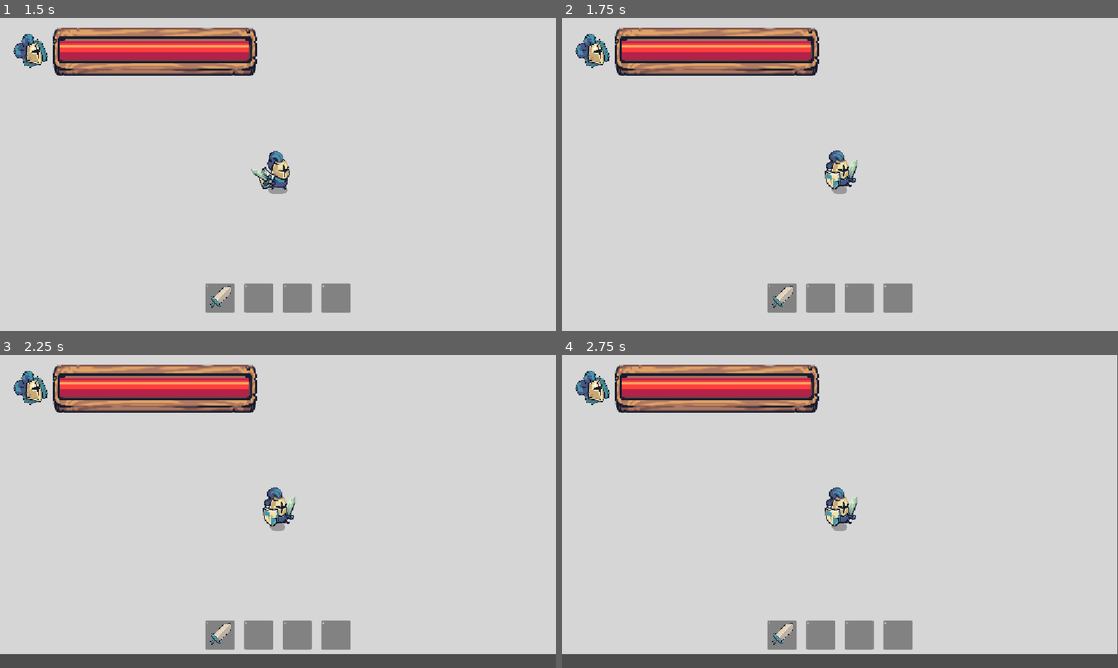
Above: before the commit, frames 1-4 (two rows, left to right).
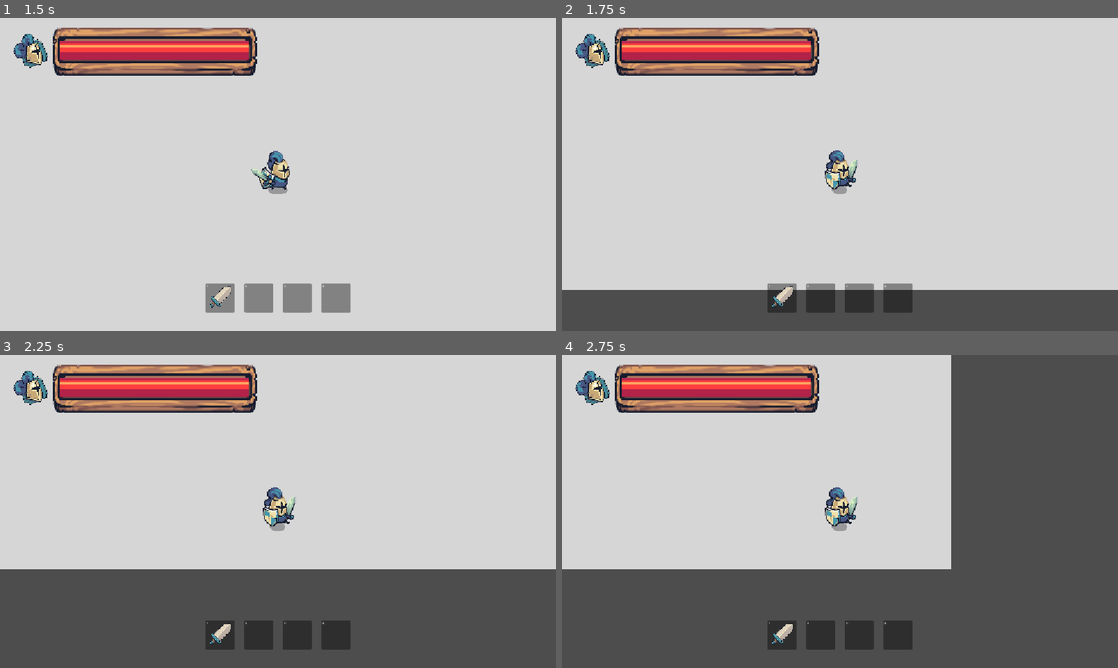
Above: after the commit, the same moments.

Repository: nwqpot0/GoDot_Projects
Game: Godot game, scene res://Scenes/main.tscn
Two runs of this game, one before a commit and one after it. Both use one fixed random seed, a clock stepped at 60 frames per second and the inputs below.
Inputs (mouse positions are in pixels of both pictures, inside the frame that each line leads up to):
- Up to frame 1 (1.5 s): move the mouse to (400, 158) at 0.52 s; press the mouse at (400, 158) at 0.53 s; hold D (move_right) 0.53-1.28 s; right-click (400, 158) at 0.8 s; move the mouse to (166, 190) at 1.27 s; release the mouse at (166, 190) at 1.28 s; hold S (move_down) from 1.28 s (still down); right-click (166, 190) at 1.35 s
- Up to frame 2 (1.75 s): keep holding S (move_down); tap Space (dash) at 1.55 s
- Up to frame 3 (2.25 s): move the mouse to (333, 442) at 2.02 s; release S (move_down) at 2.03 s; hold D (move_right) from 2.03 s (still down); hold Space (dash) from 2.03 s (still down)
- Up to frame 4 (2.75 s): keep holding D (move_right); keep holding Space (dash); click (895, 442) at 2.3 s

Frame 1 is identical in both runs. In frame 2, 13% of the frame differs, in the area x 0-100%, y 86-100%; in frame 3, 27%; in frame 4, 47%, in the area x 0-100%, y 0-96%.

Commit message:
Add dash, disabled deflect as a bug is present

Diff:
--- a/MyGame/Scenes/player.tscn
+++ b/MyGame/Scenes/player.tscn
@@ -238,6 +238,8 @@
 
 [node name="Player" type="CharacterBody2D" unique_id=2029719141]
 script = ExtResource("1_4flbx")
+dash_duration = 0.2
+dash_speed_multi = 4.0
 
 [node name="CollisionPolygon2D" type="CollisionShape2D" parent="." unique_id=866278966]
 position = Vector2(-0.9999996, 1)
@@ -260,4 +262,8 @@
 [node name="DashCooldown" type="Timer" parent="." unique_id=817446748]
 one_shot = true
 
+[node name="DashTimer" type="Timer" parent="." unique_id=1363496811]
+one_shot = true
+
 [connection signal="timeout" from="DashCooldown" to="." method="_on_dash_cooldown_timeout"]
+[connection signal="timeout" from="DashTimer" to="." method="_on_dash_timer_timeout"]
--- a/MyGame/Scripts/Sword.gd
+++ b/MyGame/Scripts/Sword.gd
@@ -3,12 +3,15 @@
 
 var player: Player
 var attack_ready = [true, true]
+var is_attacking := [false, false]
 
 func attack(index: int):
 	if (not attack_ready[index - 1]):
 		return
+
 	# 这个武器(这样的攻击方式)攻击结束后进入冷却
 	attack_ready[index - 1] = false
+	is_attacking[index - 1] = true
 	# attack timer start
 	get_child(index - 1).start()
 
@@ -39,5 +42,5 @@
 func _on_attack_area_area_entered(target: Area2D) -> void:
 	if target.is_in_group("enemy"):
 		target.take_damage()
-	elif target.is_in_group("projectile_enemy"):
+	elif target.is_in_group("projectile_enemy") && is_attacking[0]:
 		deflect(target)
--- a/MyGame/Scripts/player.gd
+++ b/MyGame/Scripts/player.gd
@@ -8,25 +8,35 @@
 @onready var map := $"../Background"
 var health := 0.0
 @export var max_health := 300.0
-var direction := Vector2(0.0, 0.0)
+var move_direction := Vector2(0.0, 0.0)
 var current_weapon : Node2D
 var is_operating := false
 
 # Dash
-@onready var dash_cd_timer := $DashCooldown
-@export var dash_range := 150.0
+@onready var dash_timer: Timer = $DashTimer
+@onready var dash_cooldown: Timer = $DashCooldown
+@export var dash_duration := 2.0
+@export var dash_speed_multi := 2.5
+@export var dash_cd = 0.5
 var dash_ready := true
+var is_dashing := false
 
 func _ready():
 	#print("PLAYER SCRIPT IS RUNNING")
 	health = max_health
 
 func _physics_process(delta):
-	var horizontal_direction = Input.get_axis("move_left", "move_right")
-	var vertical_direction = Input.get_axis("move_up", "move_down")
-	direction = Vector2(horizontal_direction, vertical_direction).normalized()
-	velocity.x = horizontal_direction * speed
-	velocity.y = vertical_direction * speed
+	# dash过程种无法通过按键向其他方向移动
+	if (is_dashing):
+		velocity = move_direction * speed * dash_speed_multi
+	else:
+		var horizontal_direction = Input.get_axis("move_left", "move_right")
+		var vertical_direction = Input.get_axis("move_up", "move_down")
+		move_direction = Vector2(horizontal_direction, vertical_direction).normalized()
+		velocity.x = horizontal_direction * speed
+		velocity.y = vertical_direction * speed
+
+
 	move_animation()
 	move_and_slide()
 
@@ -46,8 +56,8 @@
 	if is_operating:
 		return
 	$AnimatedSprite2D.flip_h = global_position.direction_to(get_global_mouse_position()).x < 0
-	if direction:
-		$AnimatedSprite2D.flip_h = direction.x < 0
+	if move_direction:
+		$AnimatedSprite2D.flip_h = move_direction.x < 0
 		$AnimatedSprite2D.play("Run")
 	else:
 		$AnimatedSprite2D.play("Idle")
@@ -66,12 +76,8 @@
 	if event.is_action_pressed("attack_2"):
 		#print("Unhandled")
 		attack(2)
-	if Input.is_action_pressed("dash") && dash_ready:
-		dash_ready = false
-		# 闪现到鼠标位置或者该方向最远距离
-		#print((mouse_pos - global_position).normalized() * dash_range)
-		global_position += global_position.direction_to(get_global_mouse_position()) * dash_range
-		dash_cd_timer.start()
+	if Input.is_action_pressed("dash"):
+		start_dash()
 
 
 # the implementation limits the attack speed to be the same as
@@ -86,5 +92,22 @@
 		is_operating = false
 		current_weapon.end_attack()
 
+func start_dash():
+	if (is_dashing \
+	|| not dash_ready \
+	|| move_direction == Vector2.ZERO):
+		return
+
+	dash_timer.wait_time = dash_duration
+	dash_timer.start()
+	is_dashing = true
+
+func _on_dash_timer_timeout() -> void:
+	is_dashing = false
+	dash_ready = false
+
+	dash_cooldown.wait_time = dash_cd
+	dash_cooldown.start()
+
 func _on_dash_cooldown_timeout() -> void:
 	dash_ready = true
